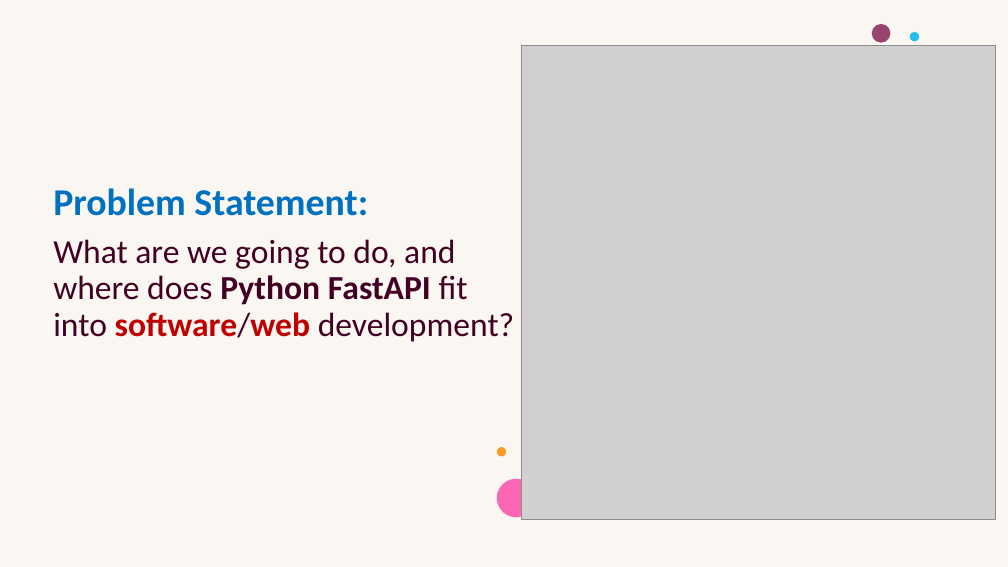
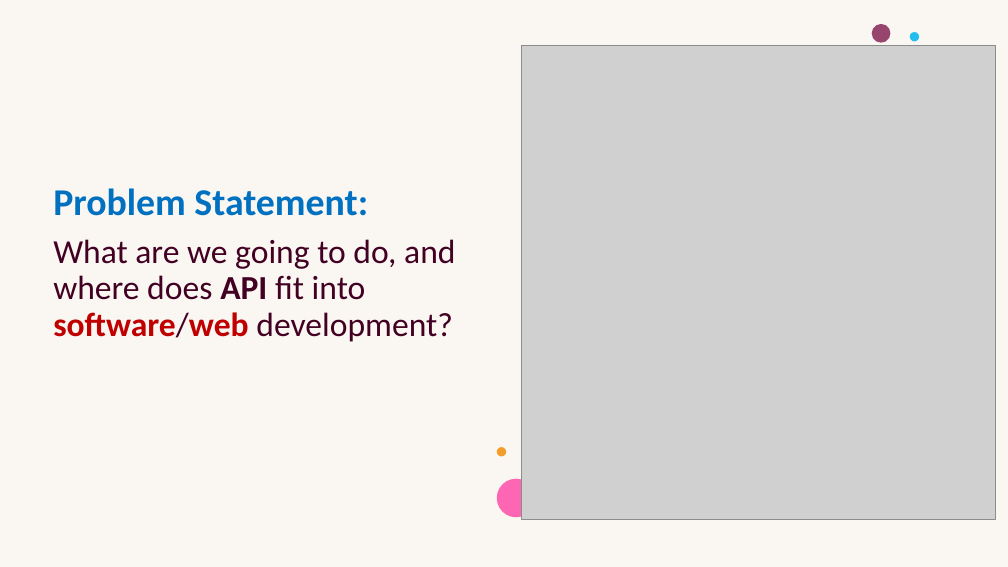
Before and after one commit to PRAMODNAIK-DEV/Backend-Dev-using-Python-FastAPI, a slide deck: slide 1 of API & REST API.pptx. Drawn at 1008x567 pixels with LibreOffice and Linux fonts; fonts in the diff are those of the drawing; grey boxes stand for pictures; background and template pictures are left out. Boxes give left, top, right and bottom in pixels: in the first picture for what was removed or moved away, otherwise in the second. Text is boxed around its words. In the diff, an @@ line names an element or a change of style, - is before the commit and + after.

Commit message:
Introduction to FastAPI.

```diff
--- a/API & REST API.pptx
+++ b/API & REST API.pptx
@@ text at bbox=[53, 239, 455, 342]: text changed @@
-What are we going to do, and where does Python FastAPI fit into software/web development?
+What are we going to do, and where does API fit into software/web development?
```
Also in this commit, not shown: 5 other slides changed, 3 slides added, 1 slide removed, 4 other files.
